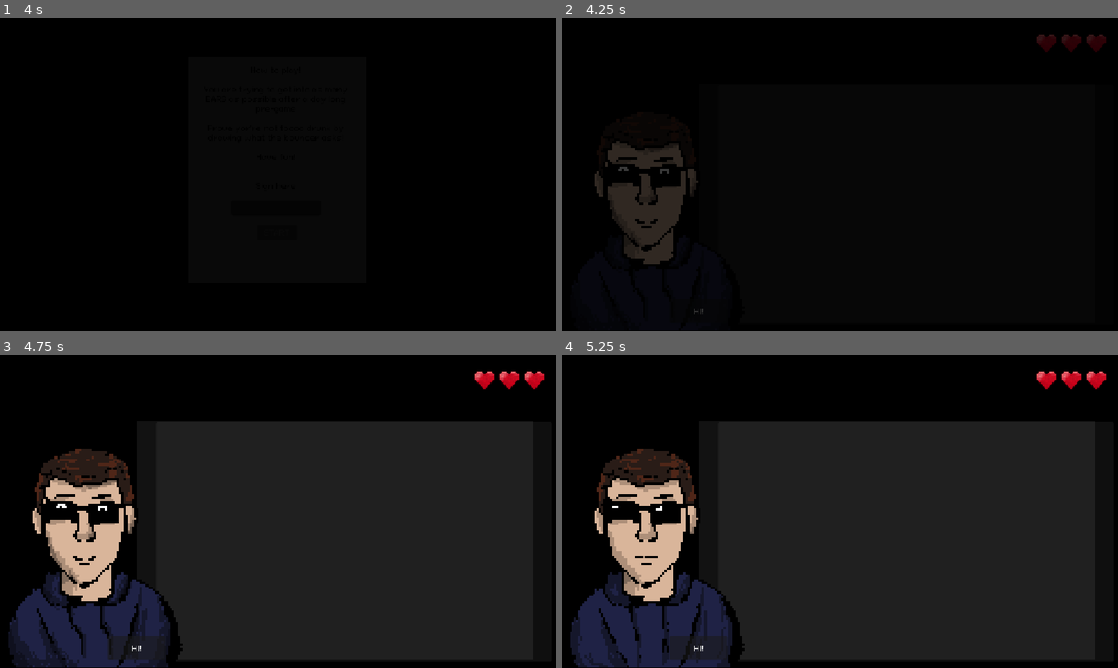
Above: before the commit, frames 1-4 (two rows, left to right).
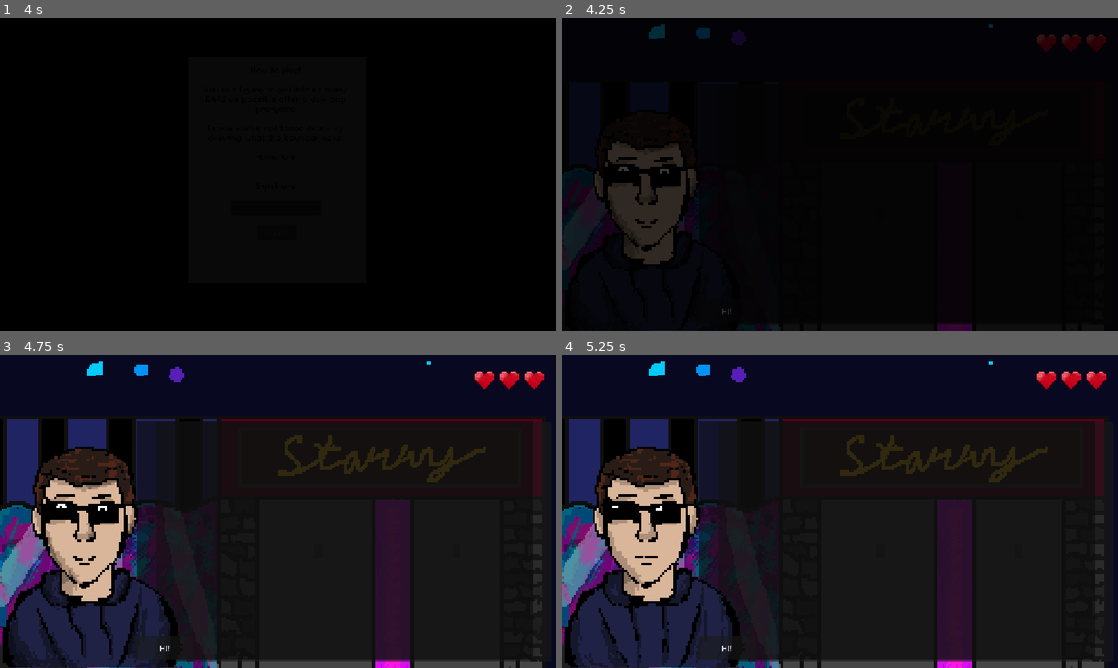
Above: after the commit, the same moments.

Repository: jyatch/bouncer-game
Game: Godot game, scene res://Scenes/Menu.tscn
Two runs of this game, one before a commit and one after it. Both use one fixed random seed, a clock stepped at 60 frames per second and the inputs below.
Inputs (mouse positions are in pixels of both pictures, inside the frame that each line leads up to):
- Up to frame 1 (4 s): click "PLAY" at 0.5 s; tap Enter at 1.25 s; move the mouse to (400, 158) at 1.27 s; hold D 1.28-2 s; tap Z at 1.35 s; click (400, 158) at 1.42 s; tap Space at 1.52 s; click "I Understand" at 2 s; click (278, 208) at 2.77 s; type "Alex" at 2.85 s; click "START" at 3.5 s
- Up to frame 2 (4.25 s): no input
- Up to frame 3 (4.75 s): click "HI!" at 4.25 s
- Up to frame 4 (5.25 s): drag from (728, 527) to (812, 574) at 5.02 s

Frame 1 is identical in both runs. In frame 2, 2.8% of the frame differs, in the area x 0-78%, y 2-100%; in frame 3, 28%; in frame 4, 28%, in the area x 0-100%, y 0-100%.

Commit message:
dialogue & button

Diff:
--- a/Scenes/Main.tscn
+++ b/Scenes/Main.tscn
@@ -2,6 +2,7 @@
 
 [ext_resource type="Script" uid="uid://0kick23rfihm" path="res://Scripts/main.gd" id="1_kln2b"]
 [ext_resource type="PackedScene" path="res://Scenes/paper.tscn" id="1_r150o"]
+[ext_resource type="Texture2D" uid="uid://clnmf3takmo5g" path="res://Images/clubBG.png" id="2_50glp"]
 [ext_resource type="Texture2D" uid="uid://ewsjptiyfmt2" path="res://Images/aakash-sprite.png" id="2_idj7w"]
 [ext_resource type="Texture2D" uid="uid://0tqkfijumvvw" path="res://Images/jake-sprite.png" id="4_rgh2o"]
 [ext_resource type="Texture2D" uid="uid://bmtbstib5d5os" path="res://Images/text-bubble-pixilart.png" id="5_v1gob"]
@@ -80,6 +81,12 @@
 [node name="Main" type="Node2D" unique_id=1064176562]
 script = ExtResource("1_kln2b")
 
+[node name="Background" type="TextureRect" parent="." unique_id=936449839]
+offset_right = 1152.0
+offset_bottom = 647.0
+texture = ExtResource("2_50glp")
+expand_mode = 1
+
 [node name="Panel" type="Panel" parent="." unique_id=1806718338]
 offset_left = 324.0
 offset_top = 139.0
@@ -99,7 +106,7 @@
 offset_top = -3.0
 offset_right = 781.0
 offset_bottom = 493.0
-color = Color(0.6480781, 0.64807814, 0.6480781, 0.10980392)
+color = Color(0.0497766, 0.049776666, 0.049776636, 0.6627451)
 
 [node name="Paper" parent="Panel" unique_id=996822909 node_paths=PackedStringArray("bounce_box") instance=ExtResource("1_r150o")]
 layout_mode = 0
@@ -128,9 +135,9 @@
 [node name="Yap" type="Label" parent="SpeechBubble" unique_id=1182168943]
 layout_mode = 0
 offset_left = 52.0
-offset_top = 128.0
+offset_top = 114.0
 offset_right = 281.0
-offset_bottom = 189.0
+offset_bottom = 193.0
 theme_override_colors/font_color = Color(0.00069389754, 0.00069389766, 0.0006938976, 1)
 theme_override_colors/font_outline_color = Color(0, 0, 0, 1)
 theme_override_fonts/font = ExtResource("6_jw32o")
@@ -159,9 +166,9 @@
 region_rect = Rect2(129.5, 97.75, 28.5, 27.5)
 
 [node name="BetButton" type="Button" parent="." unique_id=63504043]
-offset_left = 223.0
+offset_left = 281.0
 offset_top = 582.0
-offset_right = 343.0
+offset_right = 401.0
 offset_bottom = 632.0
 text = "Bet!"
 
--- a/Scripts/main.gd
+++ b/Scripts/main.gd
@@ -39,14 +39,20 @@
 func _on_bet_button_pressed() -> void:
 	if waiting_for_bet == false:
 		# Player pressed HI!
+		speech_bubble.show()
 
-		speech_bubble.show()
-		yap.text = "If you're really sober, draw me a _____"
+		# Choose dialogue based on character
+		if bouncer.animation == "Jake":
+			yap.text = "👉👈, If you're really sober, draw me a _____ UwU."
 
+		elif bouncer.animation == "Aakash":
+			yap.text = "You look madddd cooked boi. Draw me ___ if you are not."
+
+		elif bouncer.animation == "Patrick":
+			yap.text = "Senpai~ you look a little drunk... prove me wrong and draw ___! >w<"
+		# Change HI! into BET!
 		bet_button.text = "BET!"
-
 		waiting_for_bet = true
-
 	else:
 		# Player pressed BET!
 		bet_button.hide()
@@ -55,12 +61,12 @@
 		paper.show()
 		paper.start_bouncing()
 
-
 func _on_submit_pressed() -> void:
 	reset_button.hide()
 	submit_button.hide()
 	paper.stop_bouncing()
 
+
 func _on_reset_pressed() -> void:
 	# Reset drawing here later
 	pass
Binary file added: Images/clubBG.png
Not shown, added: Images/clubBG.png.import
